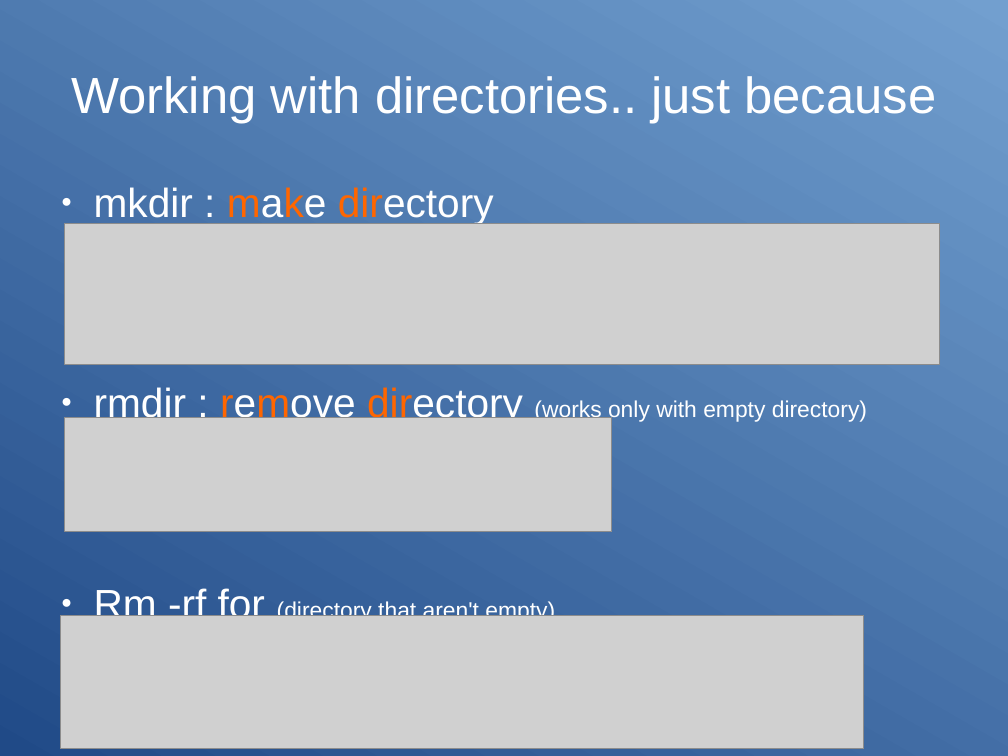
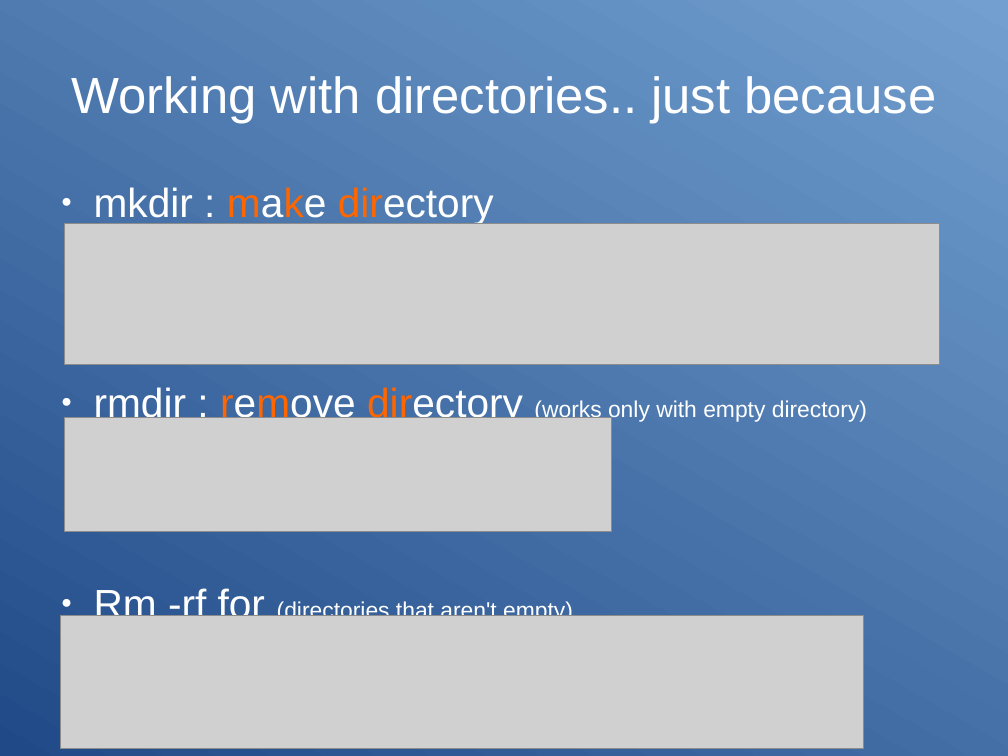
Before and after one commit to Clibre/An-introduction-to-bash, a slide deck: slide 13 of presentation.odp (slide 12 before the commit). Drawn at 1008x756 pixels with LibreOffice and Linux fonts; fonts in the diff are those of the drawing; grey boxes stand for pictures. Boxes give left, top, right and bottom in pixels: in the first picture for what was removed or moved away, otherwise in the second. Text is boxed around its words. In the diff, an @@ line names an element or a change of style, - is before the commit and + after.

```diff
--- a/presentation.odp
+++ b/presentation.odp
@@ text at [94, 588, 573, 625]: text changed @@
-● Rm -rf for (directory that aren't empty)
+● Rm -rf for (directories that aren't empty)
```
Also in this commit, not shown: 1 other slide changed, 9 slides added, 8 other files.
